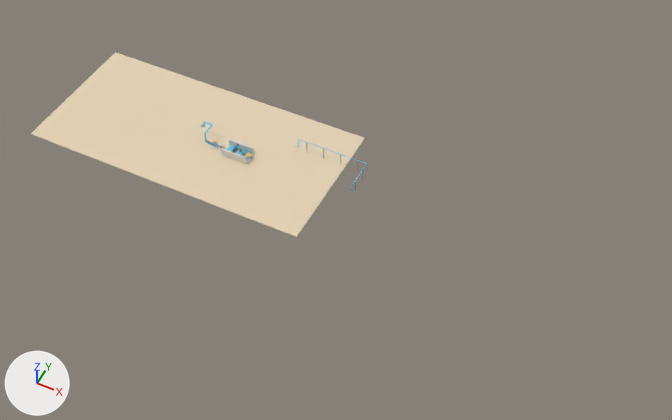
The glTF model examples/m1/assets/wastewater-plant/tiled/parts/part-003.glb, before and after one commit.
Rendered twice from a camera (50 mm lens) standing at (154.2, -205.5, 192.6) and looking at (77.3, -51.7, 0.3). Lighting does not change. The marker at lower left points along +X, +Y and +Z. The first picture is the older version.

The scene before the commit, as lines of its bpy script (objects in view):
```python
me_mesh_7 = bpy.data.meshes.new('Mesh_7')
me_mesh_7.from_pydata(...)  # 384 vertices, 752 faces; spans x 32.9..46.2, y -47.34..-42.66, z 0.16..2.76
me_mesh_7.materials.append(mat_equipment_concrete)  # light grey #e0e1dd
me_mesh_8 = bpy.data.meshes.new('Mesh_8')
me_mesh_8.from_pydata(...)  # 96 vertices, 188 faces; spans x -18.0..72.0, y -65.0..-22.0, z -0.2..0.1
me_mesh_8.materials.append(mat_site_concretewarm)  # beige #e5d3b5
ob_render_batch_7 = bpy.data.objects.new('render-batch-7', me_mesh_7)
ob_render_batch_7.location = (0.0, 0.0, 0.0)
ob_render_batch_8 = bpy.data.objects.new('render-batch-8', me_mesh_8)
ob_render_batch_8.location = (0.0, 0.0, 0.0)
```
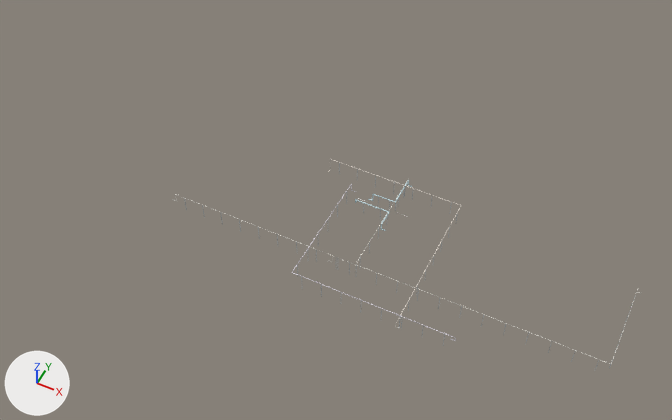
Where the change shows, as pixel boxes [x1, y1, x2, y2] in the pictures (672 x 420 px):
'render-batch-8', deleted (beige): before [31, 52, 365, 238]
'render-batch-7', deleted: before [210, 139, 255, 164]

What changed in the scene script:
```text
Remove ob_render_batch_7:
    ob_render_batch_7 = bpy.data.objects.new('render-batch-7', me_mesh_7)
    ob_render_batch_7.location = (0.0, 0.0, 0.0)
Remove ob_render_batch_8:
    ob_render_batch_8 = bpy.data.objects.new('render-batch-8', me_mesh_8)
    ob_render_batch_8.location = (0.0, 0.0, 0.0)
```
